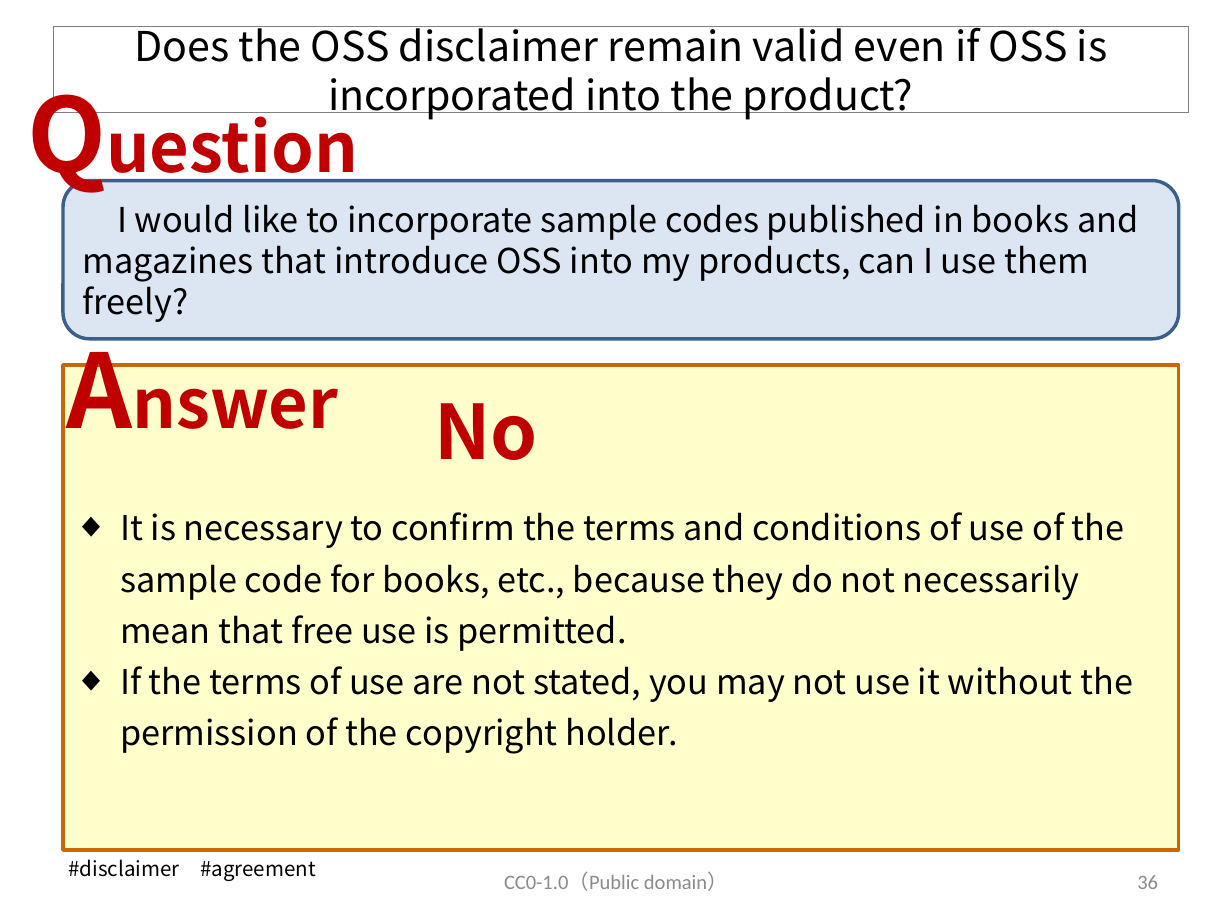
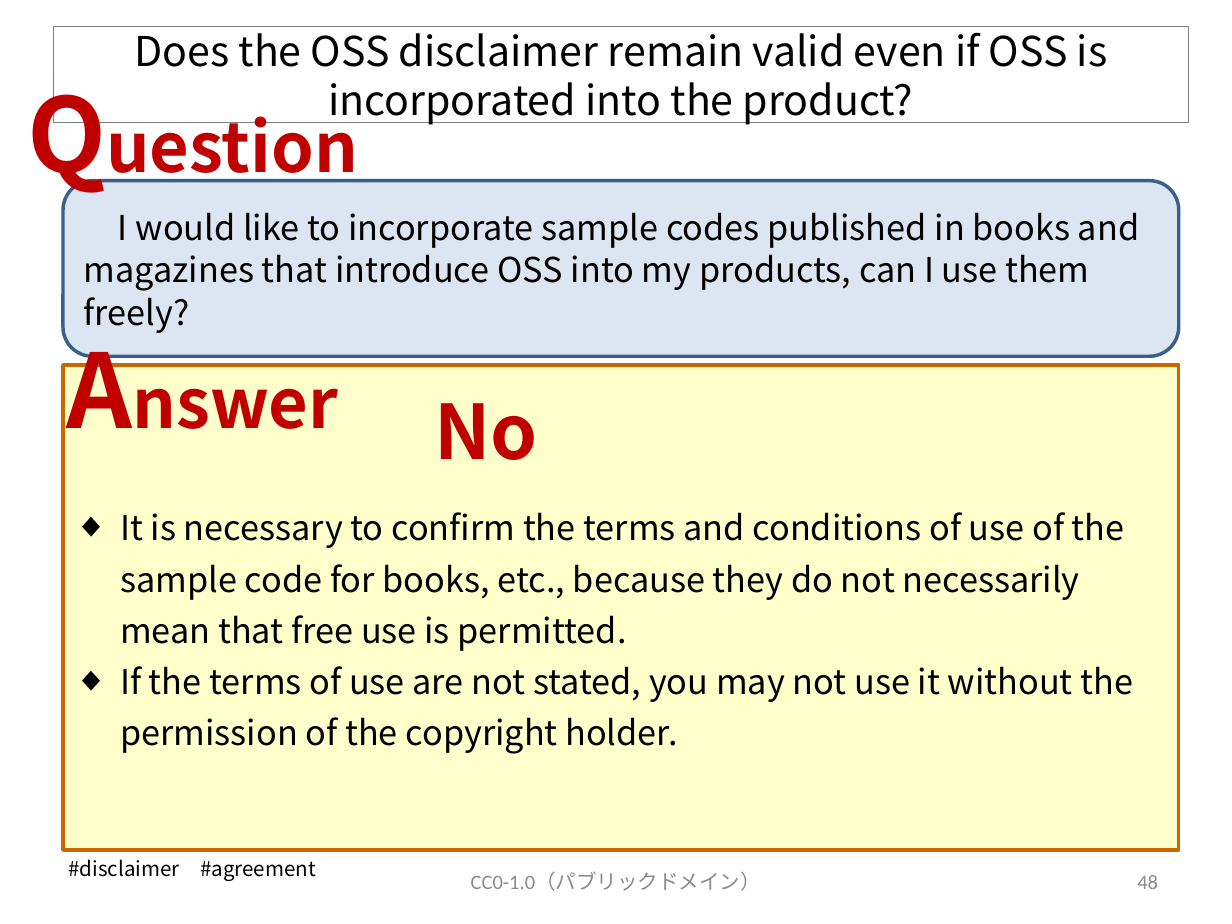
Before and after one commit to OpenChain-Project/OpenChain-JWG, a slide deck: slide 49 of Education_Material/FAQ/Misunderstandings_of_OSS_licenses_CC0.pptx (slide 37 before the commit). Drawn at 1232x924 pixels with LibreOffice and Linux fonts; fonts in the diff are those of the drawing. Boxes give left, top, right and bottom in pixels: in the first picture for what was removed or moved away, otherwise in the second. Text is boxed around its words. In the diff, an @@ line names an element or a change of style, - is before the commit and + after.

```diff
--- a/Education_Material/FAQ/Misunderstandings_of_OSS_licenses_CC0.pptx
+++ b/Education_Material/FAQ/Misunderstandings_of_OSS_licenses_CC0.pptx
@@ title "Does the OSS disclaimer remain ...": place and size @@
-title "Does the OSS disclaimer remain ..." at box(53, 27, 1188, 113)
+title "Does the OSS disclaimer remain ..." at box(53, 27, 1188, 123)
@@ rounded rectangle "I would like to incorporate ...": place and size @@
-rounded rectangle "I would like to incorporate ..." at box(63, 181, 1179, 339)
+rounded rectangle "I would like to incorporate ..." at box(63, 181, 1179, 357)
@@ rounded rectangle "I would like to incorporate ..." at box(63, 181, 1179, 357): line spacing 1 to 25pt @@
@@ text at box(471, 872, 761, 891): text changed @@
-CC0-1.0（Public domain）
+CC0-1.0（パブリックドメイン）
@@ page number at box(1137, 875, 1158, 889): text changed @@
-36
+48
```
Also in this commit, not shown: 21 other slides changed, 13 slides added.
